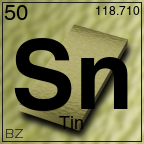
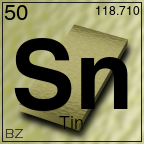
Layered file, before and after one edit (144 x 144). Changes by layer:
painted on "Tin" over [43, 112, 107, 134]
painted on "fg" over [0, 0, 144, 144]
